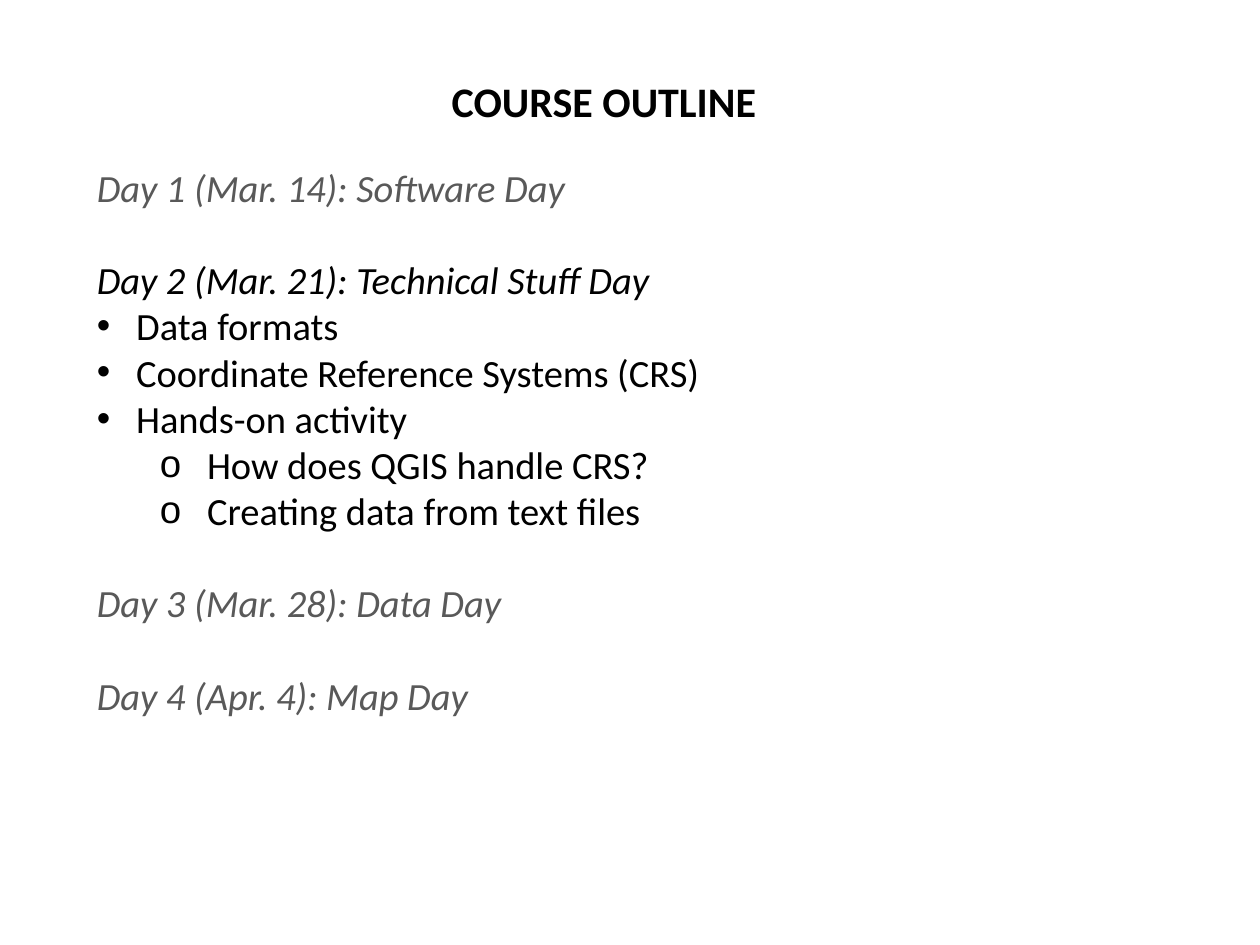
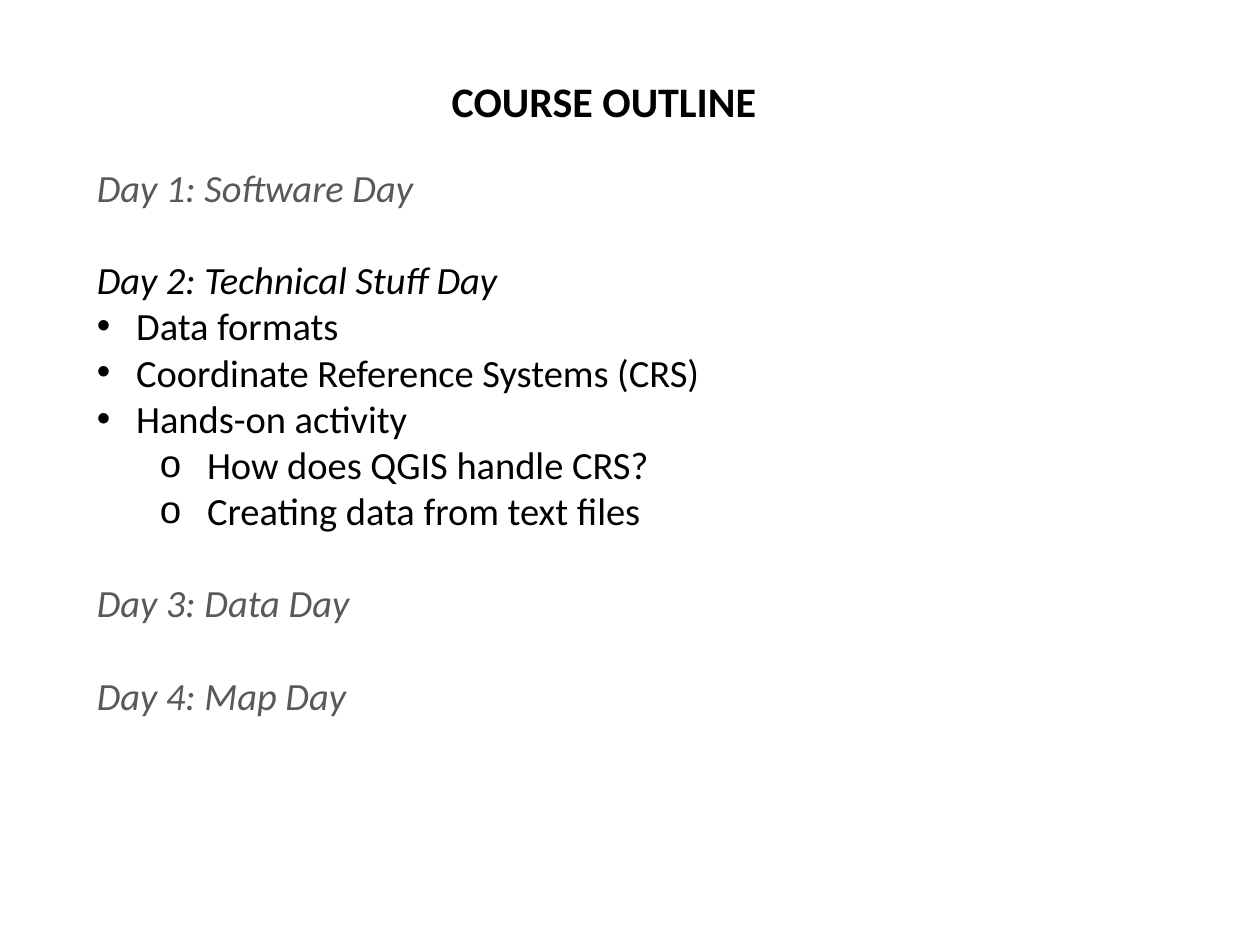
Before and after one commit to mradamcox/qgis-intro, a slide deck: slide 3 of day1/ClassIntroSlides.pptx. Drawn at 1260x945 pixels with LibreOffice and Linux fonts; fonts in the diff are those of the drawing; background and template pictures are left out. Boxes give left, top, right and bottom in pixels: in the first picture for what was removed or moved away, otherwise in the second. Text is boxed around its words. In the diff, an @@ line names an element or a change of style, - is before the commit and + after.

```diff
--- a/day1/ClassIntroSlides.pptx
+++ b/day1/ClassIntroSlides.pptx
@@ text at [97,175,498,301]: text changed @@
-Day 1 (Mar. 14): Software Day
-Day 2 (Mar. 21): Technical Stuff Day
+Day 1: Software Day
+Day 2: Technical Stuff Day
@@ text at [97,592,350,716]: text changed @@
-Day 3 (Mar. 28): Data Day
-Day 4 (Apr. 4): Map Day
+Day 3: Data Day
+Day 4: Map Day
```
Also in this commit, not shown: 4 other slides changed, 14 other files.
